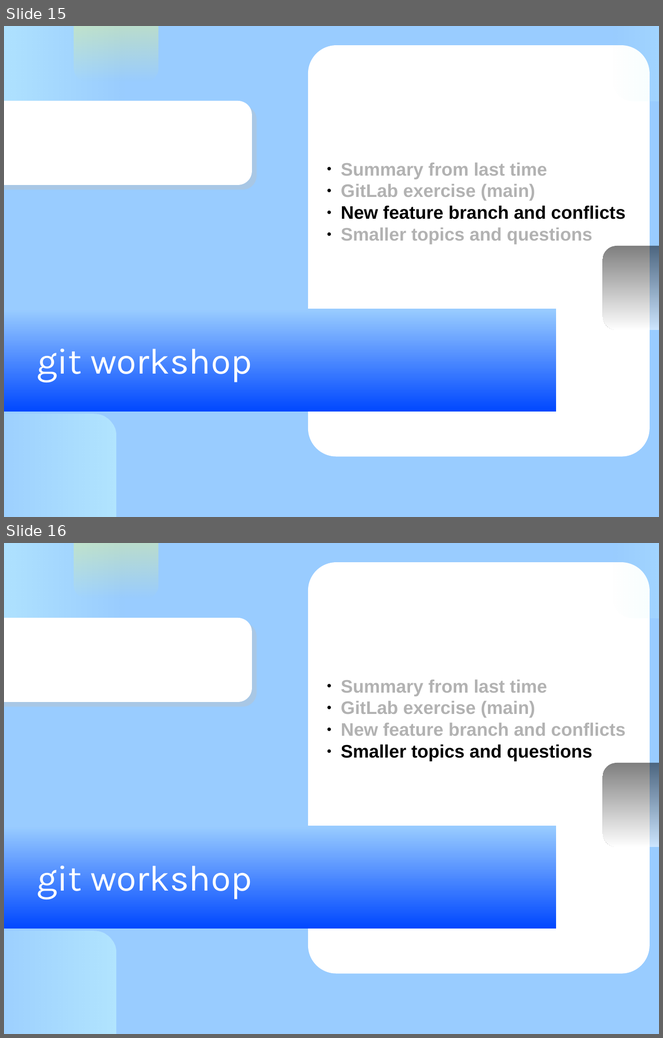
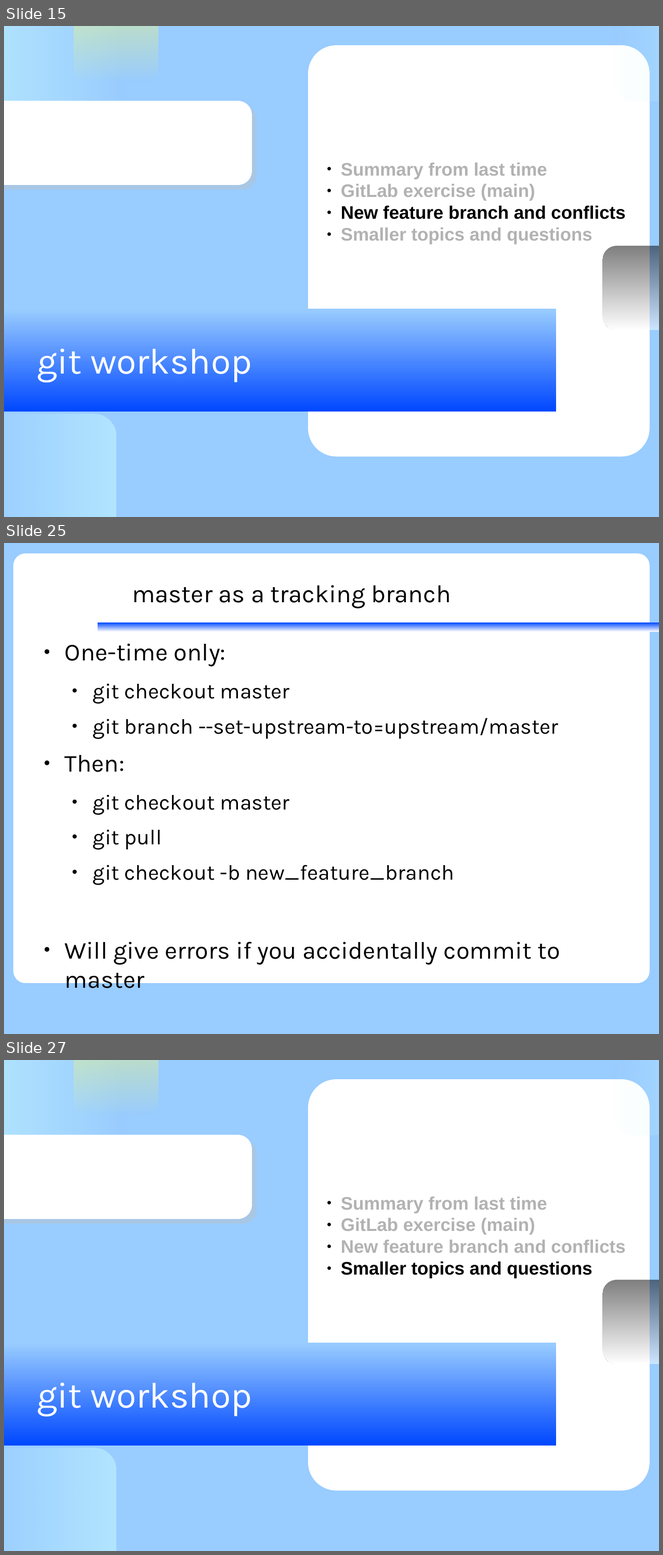
Before and after one commit to KennethNielsen/presentations, a slide deck: gitworkshop/gitworkshop.odp. Shown one above the other, each under a label of ours: slides 15 and 16 before the commit, slides 15, 25 and 27 after it; the slides between them are not shown. The pictures are 663x1038 and 663x1555 pixels, drawn with LibreOffice and Linux fonts; fonts in the diff are those of the drawing; background and template pictures are left out. Boxes give left, top, right and bottom in pixels: in the first picture for what was removed or moved away, otherwise in the second. Text is boxed around its words. In the diff, an @@ line names an element or a change of style, - is before the commit and + after.

```diff
--- a/gitworkshop/gitworkshop.odp
+++ b/gitworkshop/gitworkshop.odp
@@ slide 25 added at box(4, 543, 659, 1034), background #99CCFF @@
@@ rounded rectangle added at box(13, 554, 650, 983), fill #FFFFFF @@
@@ title added at box(132, 585, 451, 608), 30 pt, text #000000 @@
+master as a tracking branch
@@ rectangle added at box(98, 623, 659, 632), fill gradient #FFFFFF to #0047FF @@
@@ text added at box(65, 643, 560, 965), 25.9 pt, text #000000 @@
+● One-time only:
+  ● git checkout master
+  ● git branch --set-upstream-to=upstream/master
+● Then:
+  ● git checkout master
+  ● git pull
+  ● git checkout -b new_feature_branch
+● Will give errors if you accidentally commit to master
@@ what was slide 16 is now slide 27 @@
```
Also in this commit, not shown: 10 other slides added, 2 other files.
